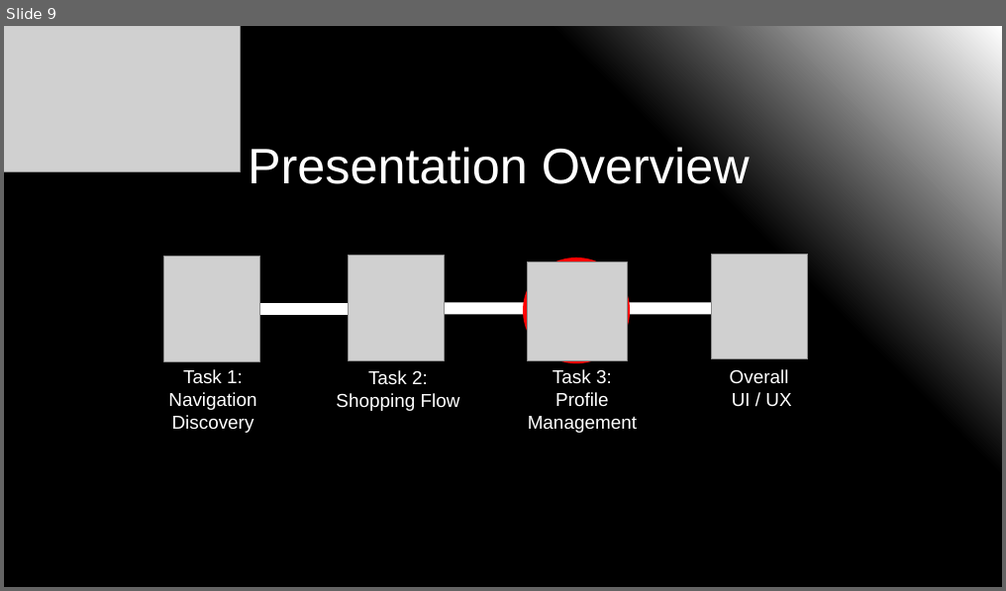
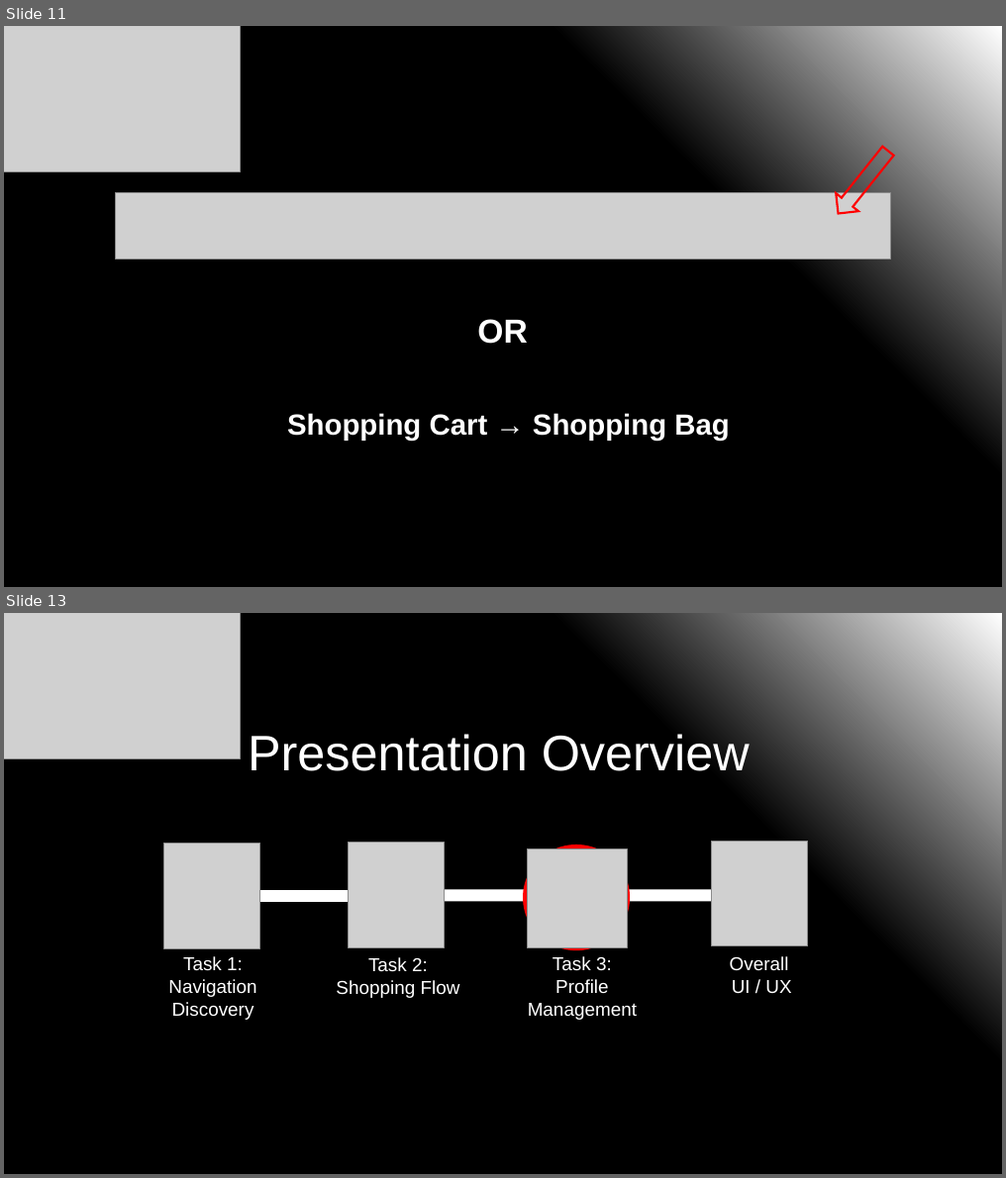
Before and after one commit to Thomas-Weigl/Printforge-3D-Print-Marketplace, a slide deck: evaluation/Printforge_results_of_evaluation.pptx. Shown one above the other, each under a label of ours: slide 9 before the commit, slides 11 and 13 after it; the slides between them are not shown. The pictures are 1006x591 and 1006x1178 pixels, drawn with LibreOffice and Linux fonts; fonts in the diff are those of the drawing; grey boxes stand for pictures. Boxes give left, top, right and bottom in pixels: in the first picture for what was removed or moved away, otherwise in the second. Text is boxed around its words. In the diff, an @@ line names an element or a change of style, - is before the commit and + after.

Commit message:
Adds pictures of the changes made in the figma project to the end_of_evaluation presentation

```diff
--- a/evaluation/Printforge_results_of_evaluation.pptx
+++ b/evaluation/Printforge_results_of_evaluation.pptx
@@ slide 11 added at <box>4,26,1002,587</box>, background gradient #FFFFFF to #000000 @@
@@ picture added at <box>4,26,241,172</box> @@
@@ down arrow added at <box>828,142,900,222</box>, outline #FF0000 2 pt @@
@@ picture added at <box>115,193,891,259</box> @@
@@ text added at <box>477,319,527,344</box>, 32 pt, text #FFFFFF, bold @@
+OR
@@ text added at <box>287,413,729,441</box>, 28 pt, text #FFFFFF, bold @@
+Shopping Cart → Shopping Bag
@@ what was slide 9 is now slide 13 @@
```
Also in this commit, not shown: 1 slide changed, 4 other slides added.
